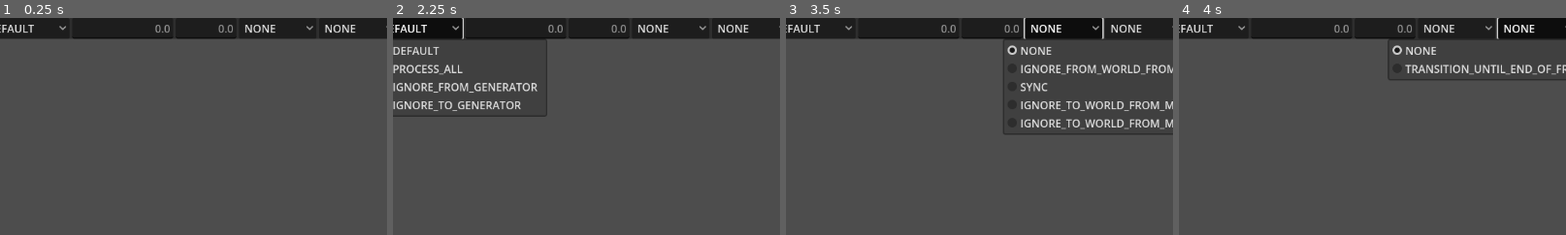
Above: before the commit, frames 1-4 (left to right).
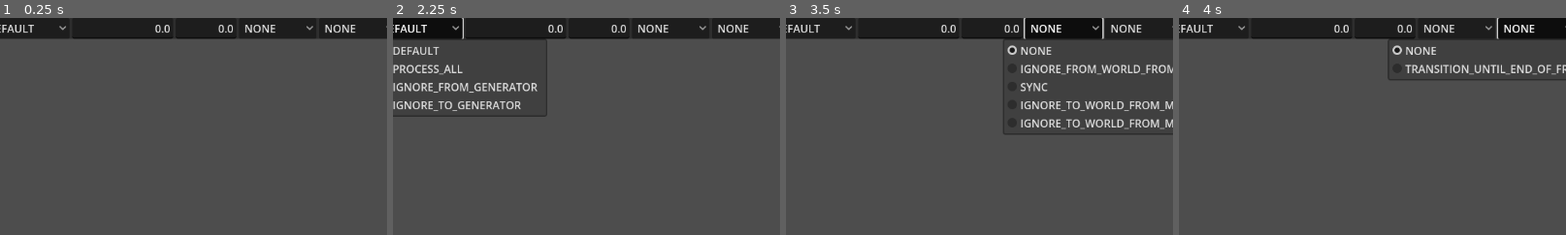
Above: after the commit, the same moments.

Repository: NeoExperiences/BehaviorNodeGraphTool
Game: Godot game, scene res://Menu/transition_menu_row.tscn
The game is run twice, just before and just after one commit, with the same random seed, the same clock (stepped at 60 frames per second) and the same inputs. This scene is started directly instead of the project's main scene.
Inputs (mouse positions are % of the whole screen's width and height, from its top left):
- Up to frame 1 (0.25 s): no input
- Up to frame 2 (2.25 s): click (11, 2) at 0.52 s; type "Alex" at 0.6 s; click "DEFAULT" at 1.25 s; click "DEFAULT" at 2 s
- Up to frame 3 (3.5 s): click "NONE" at 2.75 s
- Up to frame 4 (4 s): click "NONE" at 3.5 s
The pictures show only the part of the screen within x 37-87%, y 0-50%; the shares and areas given below are measured in that part.

The runs differ from the first frame. In frame 1, 0.1% of the frame differs, in the area x 40-61%, y 3-7%; in frame 2, 0.1%; in frame 3, 0.1%; in frame 4, 0.1%.
Error in both runs: Cannot call method 'get_parent' on a null value. (res://Menu/Scripts/transition_menu_row.gd:28)

Commit message:
Added a missing float to transition effects and a missing line on hkbVariableValueSet.

Diff:
--- a/Menu/Scripts/transition_menu_row.gd
+++ b/Menu/Scripts/transition_menu_row.gd
@@ -5,8 +5,8 @@
 var transitionVariableBindingSet = 0
 var transitionSelfTransitionMode = 0
 var transitionEventMode = 0
-var transitionDuration = ""
-var transitionToGeneratorStartTimeFraction = ""
+var transitionDuration = "0.0"
+var transitionToGeneratorStartTimeFraction = "0.0"
 var transitionFlags = 0
 var transitionEndMode = 0
 var transitionBlendCurve = 0
--- a/Scripts/behavior_parser.gd
+++ b/Scripts/behavior_parser.gd
@@ -9,7 +9,7 @@
 # Close the XML file.
 func _finish_behavior(file):
 	file.store_string('    </hksection>\r\n')
-	file.store_string('</hkpackfile>')
+	file.store_string('</hkpackfile>\r\n')
 
 func _process_node(file, node, nodeExportIndex, transitionArrayLength, payloadArrayLength):
 	match node.nodeTypeID:
@@ -1537,6 +1537,7 @@
 	var quadValuesArray = []
 	var pointerCounter = 0
 	file.store_string('        <hkobject class="hkbVariableValueSet" name="#' + str(nodeExportIndex) +'" signature="0xeb5f7e25">\r\n')
+	file.store_string('            <!-- memSizeAndRefCount SERIALIZE_IGNORED -->\r\n')
 	if variableArray.size():
 		file.store_string('            <hkparam name="wordVariableValues" numelements="' + str(variableArray.size()) + '">\r\n')
 		for variable in variableArray:
